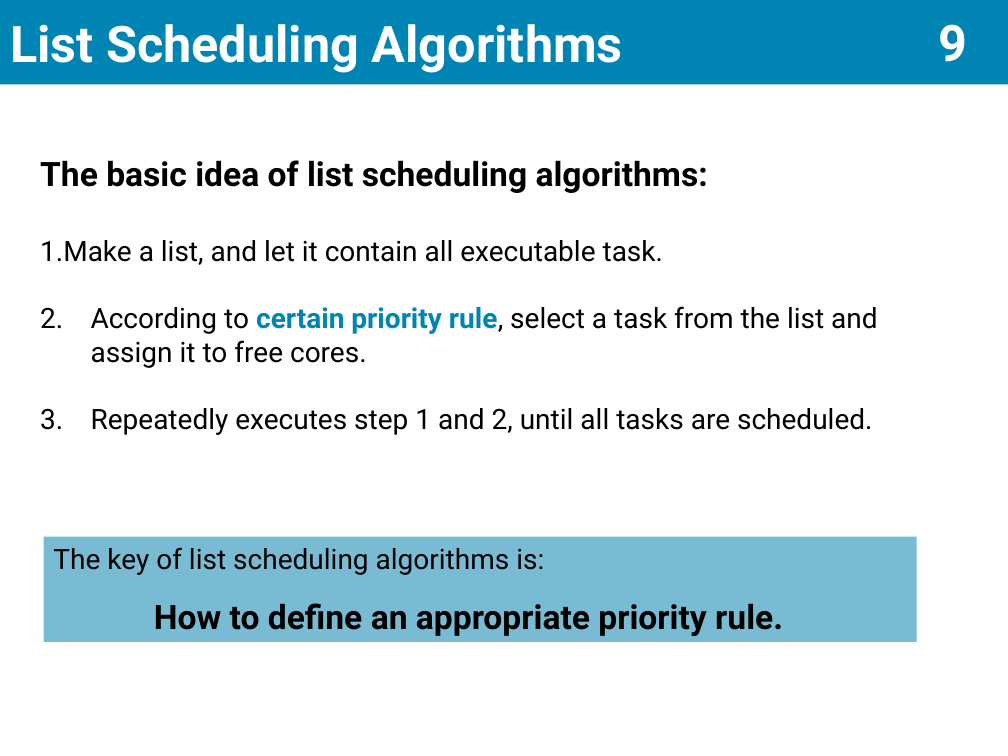
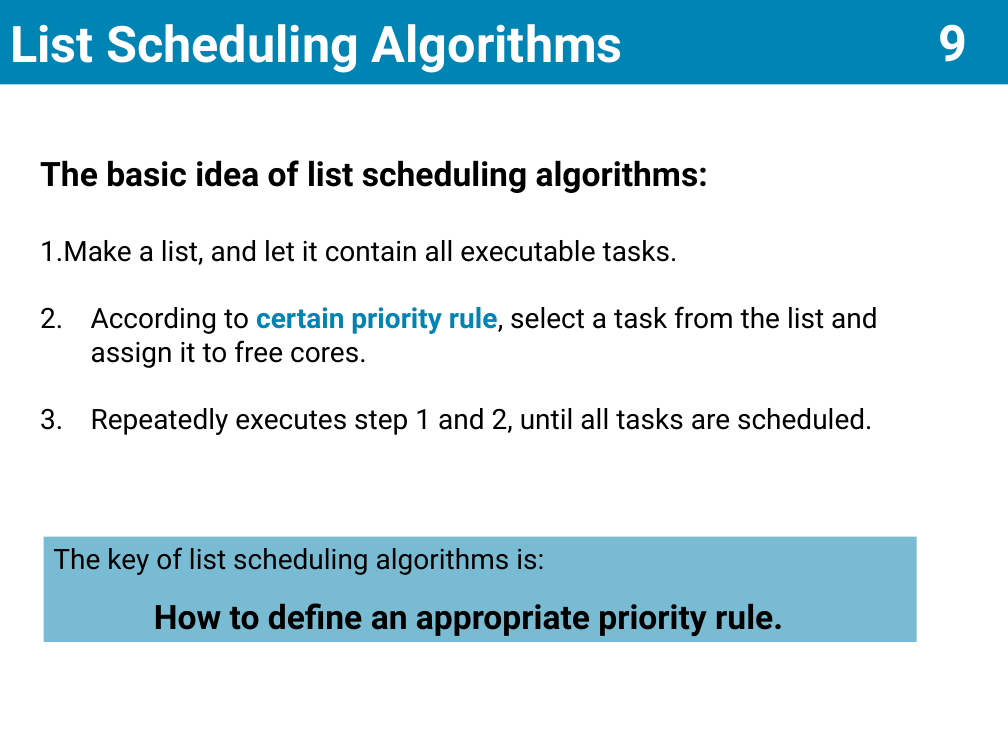
Before and after one commit to scomup/Genetic_Scheduler, a slide deck: slide 10 of PPT.pptx. Drawn at 1008x756 pixels with LibreOffice and Linux fonts; fonts in the diff are those of the drawing. Boxes give left, top, right and bottom in pixels: in the first picture for what was removed or moved away, otherwise in the second. Text is boxed around its words. In the diff, an @@ line names an element or a change of style, - is before the commit and + after.

```diff
--- a/PPT.pptx
+++ b/PPT.pptx
@@ text at [40,240,678,265]: text changed @@
-1. Make a list, and let it contain all executable task.
+1. Make a list, and let it contain all executable tasks.
```
Also in this commit, not shown: 7 other slides changed.
